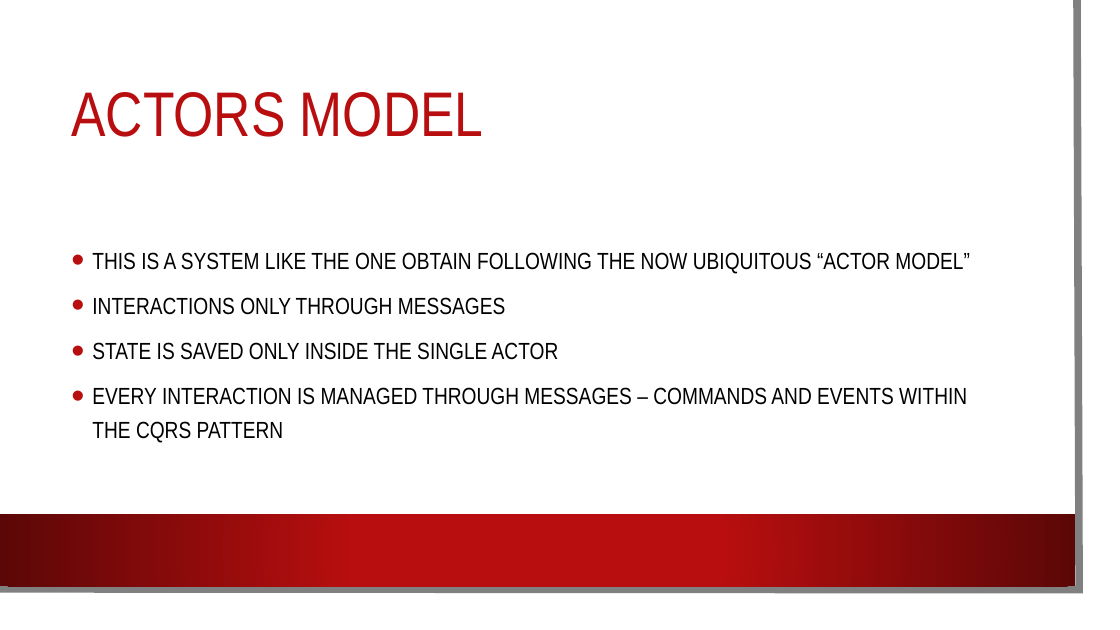
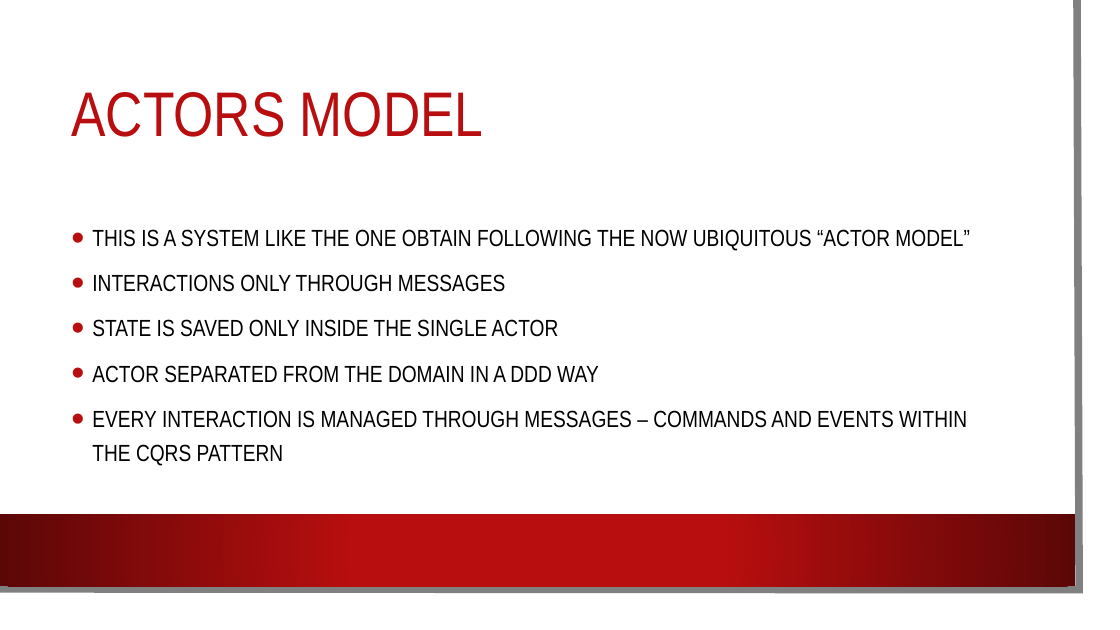
Before and after one commit to kendarorg/CQRS101, a slide deck: slide 4 of CQRS 1O1.pptx. Drawn at 1120x630 pixels with LibreOffice and Linux fonts; fonts in the diff are those of the drawing; background and template pictures are left out. Boxes give left, top, right and bottom in pixels: in the first picture for what was removed or moved away, otherwise in the second. Text is boxed around its words. In the diff, an @@ line names an element or a change of style, - is before the commit and + after.

```diff
--- a/CQRS 1O1.pptx
+++ b/CQRS 1O1.pptx
@@ text at (x1=92, y1=365, x2=599, y2=383): paragraph added @@
+• ACTOR SEPARATED FROM THE DOMAIN IN A DDD WAY
```
Also in this commit, not shown: 4 other slides changed, 2 other files.
